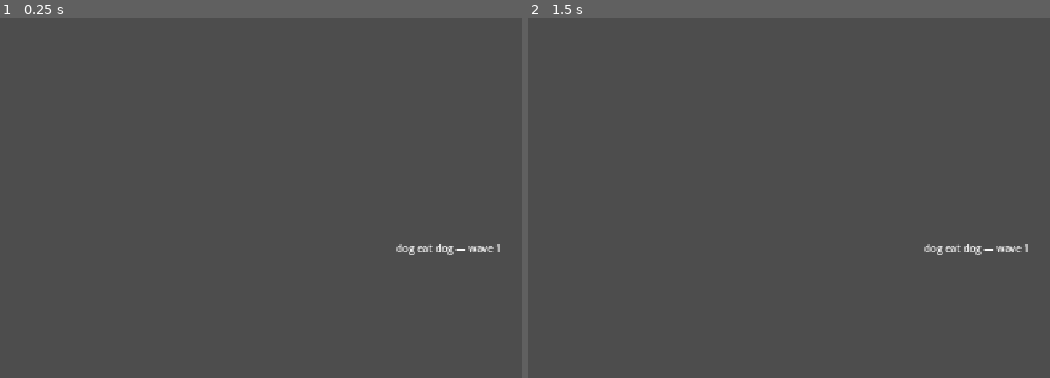
Above: before the commit, frames 1-2 (left to right).
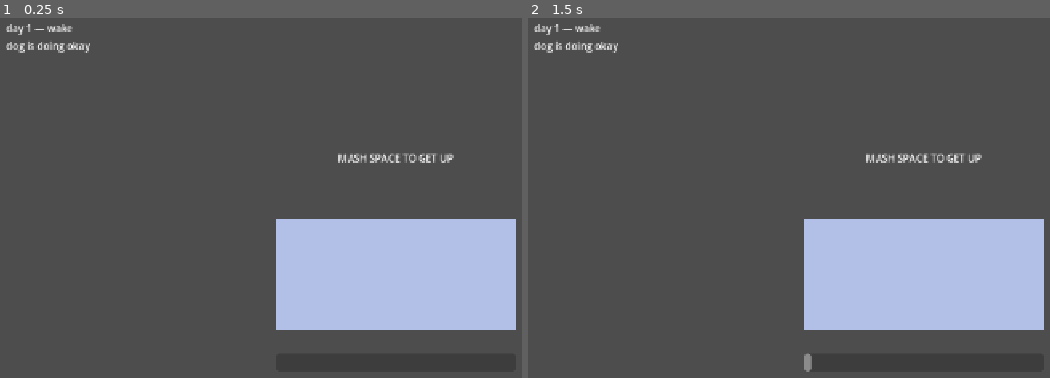
Above: after the commit, the same moments.

Repository: Crawford-Young/dog-eat-dog
Game: Godot game, scene res://scenes/main.tscn
Same seed, same stepped clock (60 frames per second), same inputs: the game is played once before the commit and once after it.
Inputs (mouse positions are in pixels of both pictures, inside the frame that each line leads up to):
- Up to frame 1 (0.25 s): no input
- Up to frame 2 (1.5 s): tap Enter at 0.5 s; move the mouse to (outside the picture) at 0.52 s; hold Shift 0.53-1.25 s; click (outside the picture) at 0.67 s; tap Space at 0.77, 1.25 s; drag from (762, 262) to (882, 331) at 1.27 s

The runs differ from the first frame. In frame 1, 15% of the frame differs, in the area x 1-99%, y 1-87%; in frame 2, 15%, in the area x 1-99%, y 1-99%.

Commit message:
feat: full day loop with summary and difficulty carryover
Co-Authored-By: Claude Fable 5 <noreply@anthropic.com>

Diff:
--- a/scenes/main.tscn
+++ b/scenes/main.tscn
@@ -1,12 +1,55 @@
-[gd_scene format=3]
+[gd_scene load_steps=2 format=3]
+
+[ext_resource type="Script" path="res://scripts/game.gd" id="1"]
 
 [node name="Main" type="Control"]
 anchor_right = 1.0
 anchor_bottom = 1.0
+script = ExtResource("1")
 
-[node name="Label" type="Label" parent="."]
-anchor_left = 0.5
-anchor_top = 0.5
-anchor_right = 0.5
-anchor_bottom = 0.5
-text = "dog eat dog — wave 1"
+[node name="DayLabel" type="Label" parent="."]
+unique_name_in_owner = true
+offset_left = 16.0
+offset_top = 8.0
+offset_right = 400.0
+offset_bottom = 32.0
+text = "day 1"
+
+[node name="DogLabel" type="Label" parent="."]
+unique_name_in_owner = true
+offset_left = 16.0
+offset_top = 36.0
+offset_right = 400.0
+offset_bottom = 60.0
+text = "dog is doing okay"
+
+[node name="MinigameHost" type="Control" parent="."]
+unique_name_in_owner = true
+anchor_right = 1.0
+anchor_bottom = 1.0
+mouse_filter = 2
+
+[node name="Summary" type="Panel" parent="."]
+unique_name_in_owner = true
+anchor_left = 0.3
+anchor_top = 0.25
+anchor_right = 0.7
+anchor_bottom = 0.75
+visible = false
+
+[node name="SummaryLabel" type="Label" parent="Summary"]
+unique_name_in_owner = true
+anchor_left = 0.1
+anchor_top = 0.15
+anchor_right = 0.9
+anchor_bottom = 0.6
+horizontal_alignment = 1
+
+[node name="NextDayButton" type="Button" parent="Summary"]
+anchor_left = 0.3
+anchor_top = 0.7
+anchor_right = 0.7
+anchor_bottom = 0.85
+text = "next day"
+
+[connection signal="pressed" from="Summary/NextDayButton" to="." method="_on_next_day_pressed"]
--- /dev/null
+++ b/scripts/core/day_schedule.gd
@@ -0,0 +1,21 @@
+class_name DaySchedule
+extends RefCounted
+
+const SLOTS := ["wake", "brush", "work_am", "lunch", "work_pm", "dinner", "freetime", "sleep"]
+
+var _index: int = 0
+
+
+func current() -> String:
+	return SLOTS[_index]
+
+
+func advance() -> bool:
+	if _index >= SLOTS.size() - 1:
+		return false
+	_index += 1
+	return true
+
+
+func reset() -> void:
+	_index = 0
--- /dev/null
+++ b/scripts/core/stat_effects.gd
@@ -0,0 +1,30 @@
+class_name StatEffects
+
+## Applies a finished minigame's result to game state. Pure, fully tested.
+
+
+static func apply(slot: String, result: Dictionary, state: GameState, cfg: BalanceConfig) -> void:
+	match slot:
+		"wake":
+			pass  # getting up is its own reward
+		"brush":
+			if not result.get("skipped", false):
+				state.apply_energy(cfg.selfcare_restore)
+				state.brushed_today = true
+		"work_am", "work_pm":
+			state.record_work_score(result.score)
+			state.apply_energy(-cfg.work_drain)
+		"lunch":
+			state.apply_energy(cfg.lunch_restore)
+		"dinner":
+			var gain := cfg.dinner_cook_energy if result.get("choice") == "cook" \
+					else cfg.dinner_takeout_energy
+			state.apply_energy(gain)
+		"freetime":
+			if result.get("choice") == "game":
+				state.apply_energy(-cfg.late_game_drain)
+				state.played_late = true
+			else:
+				state.played_late = false
+		"sleep":
+			state.bedtime = result.get("choice", "mid")
--- /dev/null
+++ b/scripts/game.gd
@@ -0,0 +1,93 @@
+extends Control
+
+## Wave-1 game flow: run the day schedule, host one minigame at a time,
+## show a day summary, loop to the next day. Energy is shown ONLY as the
+## dog's state text — never a number (spec rule).
+
+const SCENES := {
+	"wake": preload("res://scenes/minigames/wake.tscn"),
+	"brush": preload("res://scenes/minigames/brush.tscn"),
+	"work_am": preload("res://scenes/minigames/typing.tscn"),
+	"lunch": preload("res://scenes/minigames/listening.tscn"),
+	"work_pm": preload("res://scenes/minigames/typing.tscn"),
+	"dinner": preload("res://scenes/minigames/dinner.tscn"),
+	"freetime": preload("res://scenes/minigames/freetime.tscn"),
+	"sleep": preload("res://scenes/minigames/sleep.tscn"),
+}
+const DOG_STATES := ["a husk", "running on fumes", "kinda tired", "doing okay", "bright-eyed"]
+
+var state := GameState.new()
+var schedule := DaySchedule.new()
+var cfg: BalanceConfig = preload("res://resources/balance_default.tres")
+
+@onready var _host: Control = %MinigameHost
+@onready var _summary: Panel = %Summary
+@onready var _summary_label: Label = %SummaryLabel
+@onready var _day_label: Label = %DayLabel
+@onready var _dog_label: Label = %DogLabel
+
+
+func _ready() -> void:
+	_summary.visible = false
+	_start_slot()
+
+
+func _start_slot() -> void:
+	_day_label.text = "day %d — %s" % [state.day, schedule.current()]
+	_dog_label.text = "dog is %s" % DOG_STATES[Difficulty.clarity_tier(state.energy)]
+	var slot := schedule.current()
+	var node: Minigame = SCENES[slot].instantiate()
+	_host.add_child(node)
+	node.finished.connect(_on_finished.bind(slot, node), CONNECT_ONE_SHOT)
+	node.setup(_params_for(slot))
+
+
+func _params_for(slot: String) -> Dictionary:
+	match slot:
+		"wake":
+			return Difficulty.wake_params(state.energy, cfg)
+		"brush":
+			return Difficulty.brush_params(state.energy, cfg)
+		"work_am", "work_pm":
+			return Difficulty.typing_params(state.energy, cfg)
+		"lunch":
+			return Difficulty.listening_params(state.energy, cfg)
+		"freetime":
+			return Difficulty.temptation_params(state.energy, cfg, state.played_late)
+		_:
+			return {}
+
+
+func _on_finished(result: Dictionary, slot: String, node: Node) -> void:
+	node.queue_free()
+	StatEffects.apply(slot, result, state, cfg)
+	if schedule.advance():
+		_start_slot()
+	else:
+		_show_summary()
+
+
+func _show_summary() -> void:
+	_summary_label.text = "day %d done\nwork felt: %s\ndog is %s" % [
+		state.day,
+		_performance_word(),
+		DOG_STATES[Difficulty.clarity_tier(state.energy)],
+	]
+	_summary.visible = true
+
+
+func _performance_word() -> String:
+	if state.performance >= 0.75:
+		return "genuinely great"
+	if state.performance >= 0.5:
+		return "solid"
+	if state.performance >= 0.3:
+		return "shaky"
+	return "like a fog"
+
+
+func _on_next_day_pressed() -> void:
+	_summary.visible = false
+	state.start_next_day(cfg)
+	schedule.reset()
+	_start_slot()
--- /dev/null
+++ b/tests/unit/test_day_schedule.gd
@@ -0,0 +1,17 @@
+extends GutTest
+
+
+func test_walks_all_slots_in_order() -> void:
+	var d := DaySchedule.new()
+	var seen: Array = []
+	seen.append(d.current())
+	while d.advance():
+		seen.append(d.current())
+	assert_eq(seen, DaySchedule.SLOTS)
+
+
+func test_reset_returns_to_wake() -> void:
+	var d := DaySchedule.new()
+	d.advance()
+	d.reset()
+	assert_eq(d.current(), "wake")
--- /dev/null
+++ b/tests/unit/test_stat_effects.gd
@@ -0,0 +1,53 @@
+extends GutTest
+
+var cfg: BalanceConfig
+var state: GameState
+
+
+func before_each() -> void:
+	cfg = BalanceConfig.new()
+	state = GameState.new()
+
+
+func test_brush_done_restores_energy_and_flags() -> void:
+	var before := state.energy
+	StatEffects.apply("brush", {"score": 1.0, "skipped": false}, state, cfg)
+	assert_eq(state.energy, before + cfg.selfcare_restore)
+	assert_true(state.brushed_today)
+
+
+func test_brush_skipped_no_restore() -> void:
+	var before := state.energy
+	StatEffects.apply("brush", {"score": 0.0, "skipped": true}, state, cfg)
+	assert_eq(state.energy, before)
+	assert_false(state.brushed_today)
+
+
+func test_work_records_score_and_drains() -> void:
+	var before_e := state.energy
+	StatEffects.apply("work_am", {"score": 1.0, "skipped": false}, state, cfg)
+	assert_almost_eq(state.performance, 0.65, 0.001)
+	assert_eq(state.energy, before_e - cfg.work_drain)
+
+
+func test_dinner_cook_beats_takeout() -> void:
+	var s2 := GameState.new()
+	StatEffects.apply("dinner", {"score": 1.0, "skipped": false, "choice": "cook"}, state, cfg)
+	StatEffects.apply("dinner", {"score": 1.0, "skipped": false, "choice": "takeout"}, s2, cfg)
+	assert_gt(state.energy, s2.energy)
+
+
+func test_freetime_game_drains_and_hooks() -> void:
+	StatEffects.apply("freetime", {"score": 0.3, "skipped": false, "choice": "game"}, state, cfg)
+	assert_true(state.played_late)
+
+
+func test_freetime_logoff_clears_habit() -> void:
+	state.played_late = true
+	StatEffects.apply("freetime", {"score": 1.0, "skipped": false, "choice": "logoff"}, state, cfg)
+	assert_false(state.played_late)
+
+
+func test_sleep_sets_bedtime() -> void:
+	StatEffects.apply("sleep", {"score": 1.0, "skipped": false, "choice": "late"}, state, cfg)
+	assert_eq(state.bedtime, "late")
Not shown, added: scripts/core/day_schedule.gd.uid
Not shown, added: scripts/core/stat_effects.gd.uid
Not shown, added: scripts/game.gd.uid
Not shown, added: tests/unit/test_day_schedule.gd.uid
Not shown, added: tests/unit/test_stat_effects.gd.uid
